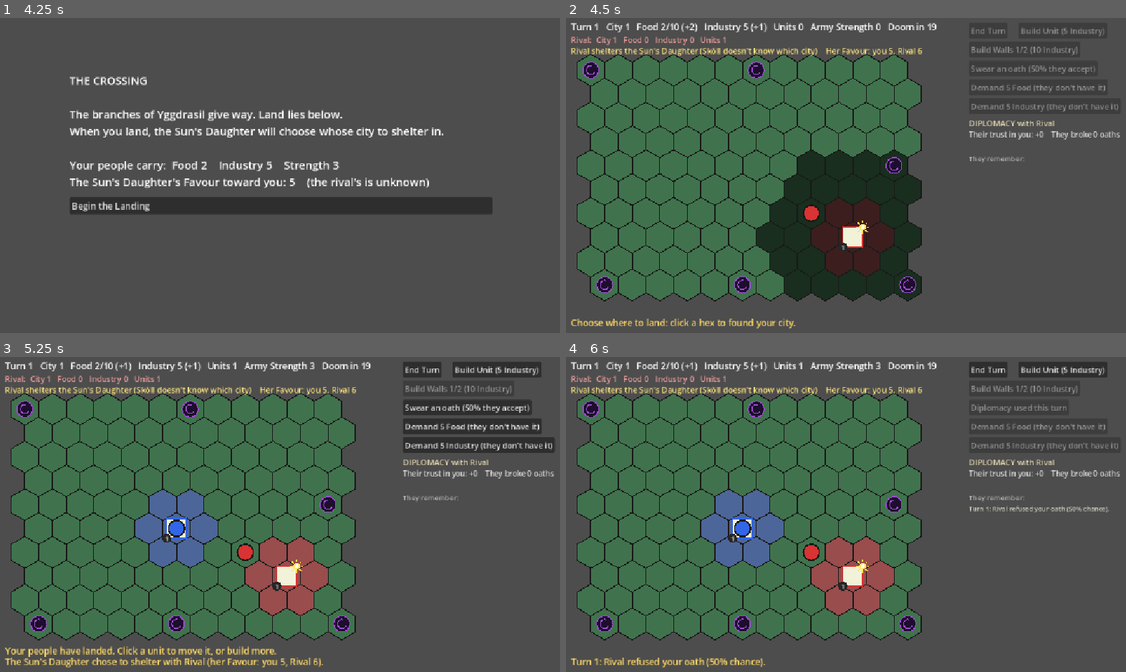
Above: before the commit, frames 1-4 (two rows, left to right).
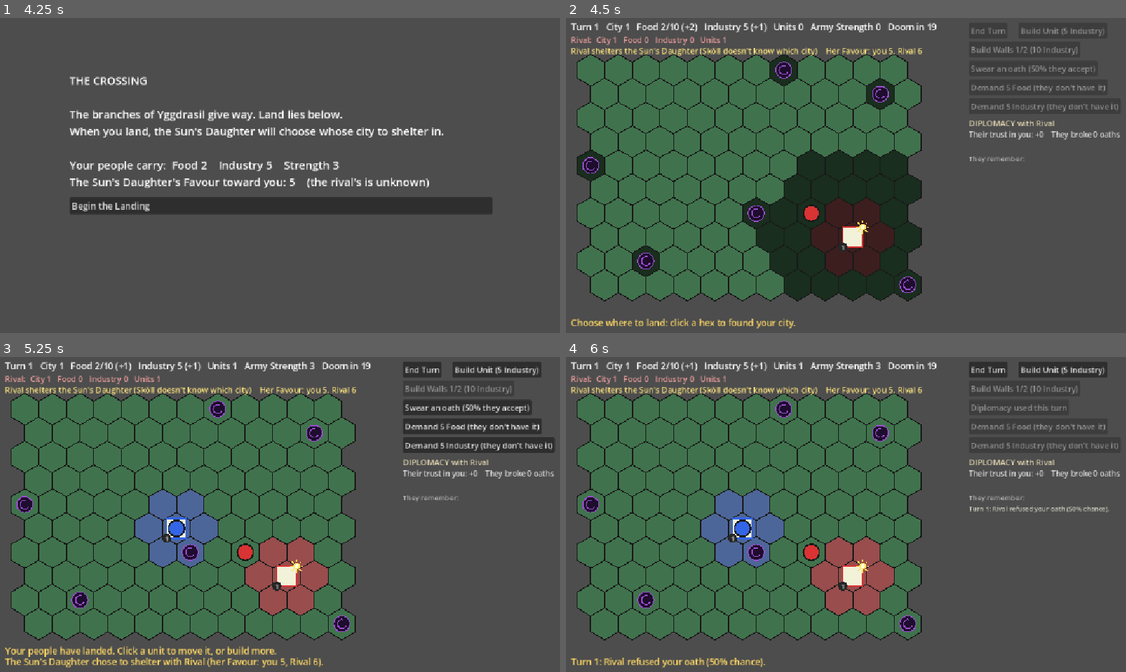
Above: after the commit, the same moments.

Repository: BnanaSkully/after-ragnorok-prototype
Game: Godot game, scene res://main.tscn
Two runs of this game, one before a commit and one after it. Both use one fixed random seed, a clock stepped at 60 frames per second and the inputs below.
Inputs (mouse positions are in pixels of both pictures, inside the frame that each line leads up to):
- Up to frame 1 (4.25 s): tap Enter at 0.5 s; move the mouse to (408, 156) at 0.52 s; click (408, 156) at 0.67 s; click "Save the food stores (Food +3…" at 1.25 s; click "Strip it for tools (Industry …" at 2 s; click "Stand and fight so the others…" at 2.75 s; click "Share your food with her (Foo…" at 3.5 s
- Up to frame 2 (4.5 s): click "Begin the Landing" at 4.25 s
- Up to frame 3 (5.25 s): tap Space at 5 s; move the mouse to (168, 530) at 5.02 s; click (168, 530) at 5.17 s
- Up to frame 4 (6 s): click "Swear an oath (50% they accep…" at 5.75 s

Frame 1 is identical in both runs. In frame 2, 2.4% of the frame differs, in the area x 2-60%, y 11-88%; in frame 3, 1.3%; in frame 4, 1.3%.

Commit message:
Rifts get a new random layout every game, one per map section
The map is split into 6 sections (3 across, 2 down) and each new game
puts one rift on a random hex in every section, at least 3 hexes from
the rival's city, so rifts are always spread out but never in the same
places twice. The player can't found a city on a rift.

Measured over 1200 games: Sköll's first attack is even between the two
cities; the player's city falls in 24% of games when sheltering the
Sun's Daughter and 33% without.

Co-Authored-By: Claude Opus 5.5 <noreply@anthropic.com>
Claude-Session: https://claude.ai/code/session_01Kpeg7E5nkYcPnqopYPPAon

Diff:
--- a/main.gd
+++ b/main.gd
@@ -128,6 +128,7 @@
 	player.food = Crossing.START_FOOD
 	player.industry = Crossing.START_INDUSTRY
 	daughter.reset(player, rival)
+	skoll.place_rifts(rival.city_pos) # a new rift layout every game
 	end_turn_button.visible = false
 	build_button.visible = false
 	walls_button.visible = false
@@ -199,7 +200,7 @@
 	queue_redraw()
 
 func can_land_at(cell: Vector2i) -> bool:
-	return HexMap.in_bounds(cell) and HexMap.hex_distance(cell, rival.city_pos) >= MIN_LANDING_DISTANCE
+	return HexMap.in_bounds(cell) and HexMap.hex_distance(cell, rival.city_pos) >= MIN_LANDING_DISTANCE and not skoll.is_rift(cell)
 
 func try_land(cell: Vector2i) -> void:
 	if phase != Phase.LANDING or not can_land_at(cell):
@@ -633,7 +634,7 @@
 			draw_polyline(pts, Color(0.1, 0.1, 0.1), 2.0)
 
 	# Rifts in the void: where Sköll can come through (a dark swirl).
-	for r in Skoll.RIFTS:
+	for r in skoll.rifts:
 		var rc := HexMap.hex_center(r)
 		draw_circle(rc, HexMap.HEX_SIZE * 0.5, Color(0.12, 0.05, 0.18))
 		draw_arc(rc, HexMap.HEX_SIZE * 0.5, 0, TAU, 24, Color(0.6, 0.3, 0.8), 2.0)
--- a/skoll.gd
+++ b/skoll.gd
@@ -3,7 +3,7 @@
 
 # Sköll, the wolf who swallowed the sun at Ragnarök. He followed the survivors
 # through the void. He warns from WARNING_TURN, arrives at the map edge on
-# ARRIVAL_TURN through one of the RIFTS (chosen at random), hunts the city
+# ARRIVAL_TURN through one of the rifts (chosen at random), hunts the city
 # nearest that rift, walks one hex a turn toward it and attacks it.
 # He can't be killed, only driven back to the edge of the map.
 #
@@ -15,19 +15,21 @@
 const STRENGTH := 12 # his starting Strength
 const SWALLOWED_STRENGTH := 20 # his Strength after swallowing the Sun's Daughter
 
-# Rifts in the void: the hexes Sköll can come through. Each time he arrives or
-# is driven back he comes through one at random. They're shown on the map from
-# the Landing on, so where you found your city matters. Add, move or remove freely.
-const RIFTS: Array[Vector2i] = [
-	Vector2i(0, 0), Vector2i(6, 0), Vector2i(0, 9),
-	Vector2i(11, 4), Vector2i(5, 9), Vector2i(11, 9),
-]
+# Rifts in the void: the hexes Sköll can come through. The map is split into
+# RIFT_SECTIONS_X x RIFT_SECTIONS_Y sections (3 x 2 = 6), and each new game puts
+# one rift on a random hex in every section, so they're always spread out but
+# never in the same places twice. Each time he arrives or is driven back he
+# comes through one at random. They're shown from the Landing on.
+const RIFT_SECTIONS_X := 3
+const RIFT_SECTIONS_Y := 2
+const RIFT_MIN_CITY_DISTANCE := 3 # rifts stay at least this far from the rival's city
 
 var game # main.gd
 var active := false # false until he arrives
 var pos := HexMap.NO_CELL
 var strength := STRENGTH
 var target: Faction = null # the city he is hunting right now
+var rifts: Array[Vector2i] = [] # this game's rifts (see place_rifts)
 
 func _init(p_game) -> void:
 	game = p_game
@@ -132,10 +134,27 @@
 	if target:
 		game.add_message("Sköll slinks back into the void... and bursts out of another rift, hunting %s." % target_text())
 
+# One rift on a random hex in each section of the map, away from the given city.
+func place_rifts(avoid: Vector2i) -> void:
+	rifts.clear()
+	for sy in RIFT_SECTIONS_Y:
+		for sx in RIFT_SECTIONS_X:
+			var options: Array[Vector2i] = []
+			for row in range(sy * HexMap.ROWS / RIFT_SECTIONS_Y, (sy + 1) * HexMap.ROWS / RIFT_SECTIONS_Y):
+				for col in range(sx * HexMap.COLS / RIFT_SECTIONS_X, (sx + 1) * HexMap.COLS / RIFT_SECTIONS_X):
+					var c := Vector2i(col, row)
+					if avoid == HexMap.NO_CELL or HexMap.hex_distance(c, avoid) >= RIFT_MIN_CITY_DISTANCE:
+						options.append(c)
+			if not options.is_empty():
+				rifts.append(options.pick_random())
+
+func is_rift(cell: Vector2i) -> bool:
+	return cell in rifts
+
 # Come out of a random free rift and hunt the city nearest to it.
 func come_through_rift() -> void:
 	var free: Array[Vector2i] = []
-	for r in RIFTS:
+	for r in rifts:
 		if not game.is_blocked(r) and not game.is_city(r):
 			free.append(r)
 	pos = free.pick_random() if not free.is_empty() else random_edge_cell()
Not shown, changed: CLAUDE.md
